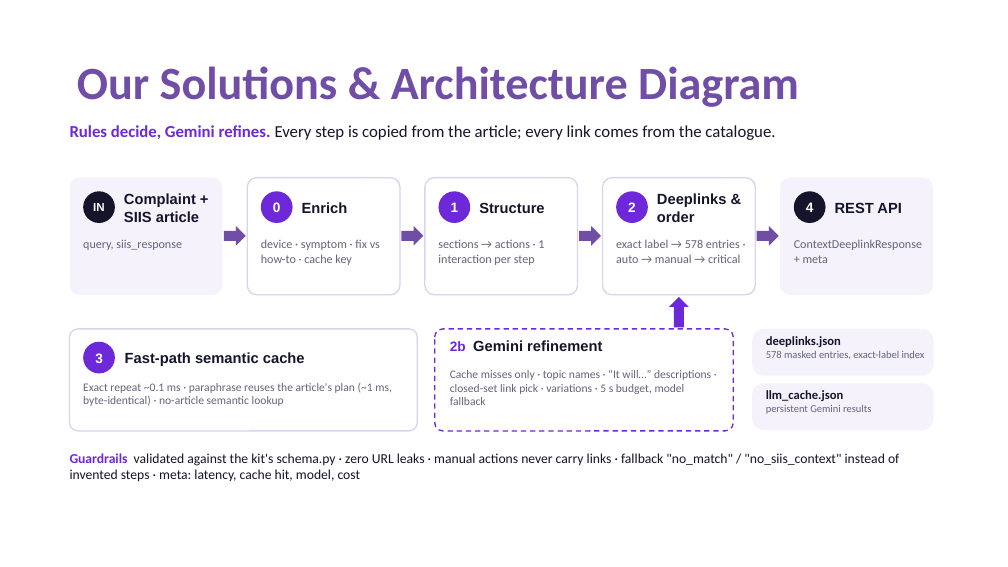
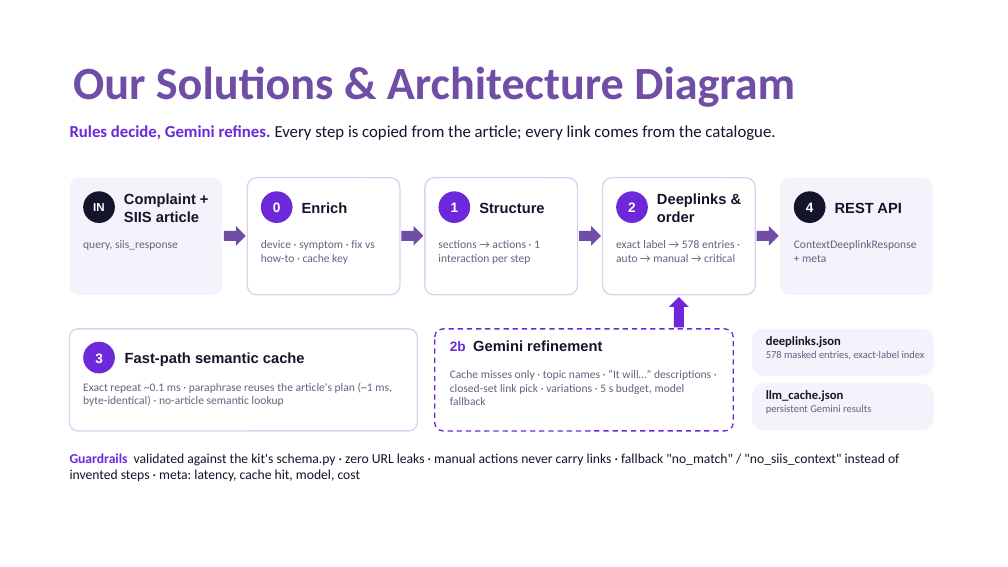
Before and after one commit to Blazehue/Samsung_PRISM-Sentinel, a slide deck: slide 4 of submission/SRMIST KTR_HeavenlyRestriction.pptx. Drawn at 1008x567 pixels with LibreOffice and Linux fonts; fonts in the diff are those of the drawing. Boxes give left, top, right and bottom in pixels: in the first picture for what was removed or moved away, otherwise in the second. Text is boxed around its words. In the diff, an @@ line names an element or a change of style, - is before the commit and + after.

```diff
--- a/submission/SRMIST KTR_HeavenlyRestriction.pptx
+++ b/submission/SRMIST KTR_HeavenlyRestriction.pptx
@@ title "Our Solutions & Architecture Diagram": place and size @@
-title "Our Solutions & Architecture Diagram" at (77,66,799,107)
+title "Our Solutions & Architecture Diagram" at (73,66,795,107)
@@ size 11.5 to 11 pt in 5 elements at (261,240,375,264), (438,240,540,264), (616,240,735,262), (794,240,917,262), (83,240,178,250) @@
```
Also in this commit, not shown: 11 other slides changed.
